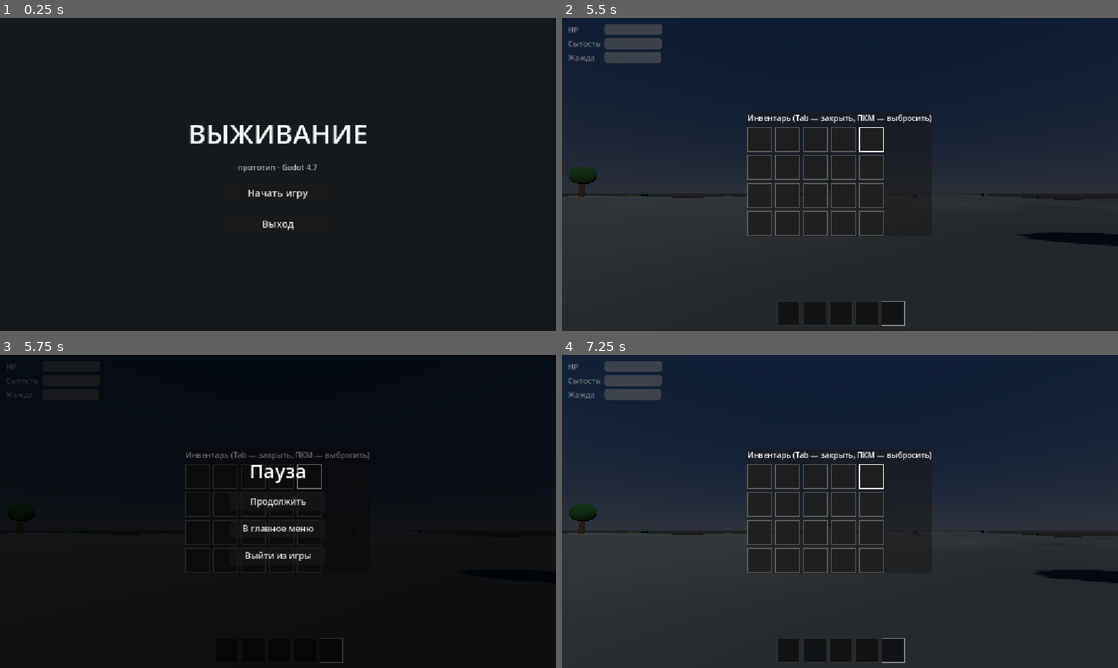
Above: before the commit, frames 1-4 (two rows, left to right).
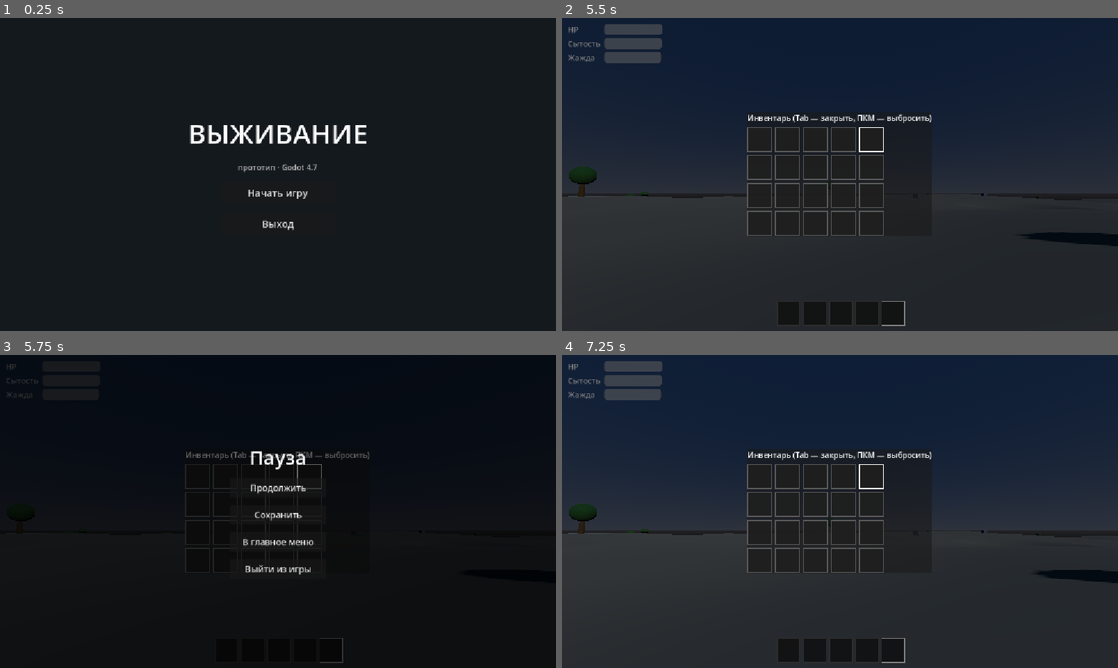
Above: after the commit, the same moments.

Repository: goverfar-tech/govno-igra
Game: Godot game, scene res://scenes/ui/main_menu.tscn
Same seed, same stepped clock (60 frames per second), same inputs: the game is played once before the commit and once after it.
Inputs (mouse positions are in pixels of both pictures, inside the frame that each line leads up to):
- Up to frame 1 (0.25 s): no input
- Up to frame 2 (5.5 s): click "Начать игру" at 0.5 s; tap Enter (ui_accept) at 1.25 s; move the mouse to (867, 174) at 1.27 s; hold Ctrl (crouch) 1.28-2.03 s; hold W (move_forward) 1.28-5.03 s; click (867, 174) at 1.42 s; tap Space (jump) at 1.52, 2.27, 3.77, 4.52, 5.27 s; move the mouse to (812, 174) at 2.02 s; tap E (interact) at 2.1 s; move the mouse to (851, 168) at 2.77 s; hold Shift (sprint) 2.78-3.53 s; move the mouse to (834, 180) at 3.52 s; tap 1 at 3.6 s; click (834, 180) at 3.67 s; move the mouse to (878, 177) at 4.27 s; tap 5 at 4.35 s; tap Tab (toggle_inventory) at 4.9 s; move the mouse to (673, 127) at 5.02 s; hold A (move_left) from 5.03 s (still down); tap Ctrl (crouch) at 5.1 s
- Up to frame 3 (5.75 s): keep holding A (move_left); tap Escape (ui_cancel) at 5.65 s
- Up to frame 4 (7.25 s): release A (move_left) at 5.75 s; click "Продолжить" at 5.75 s; tap Enter (ui_accept) at 6.5 s; move the mouse to (845, 511) at 6.52 s; hold W (move_forward) from 6.53 s (still down); tap E (interact) at 6.6 s; click (845, 511) at 6.67 s

Frames 1-2 are identical in both runs. In frame 3, 1.6% of the frame differs, in the area x 43-58%, y 30-71%; in frame 4, nothing differs.

Commit message:
feat(savegame): single-slot save/load (player, inventory, day time, world state), Continue button, autosave when quitting to menu

Diff:
--- a/project.godot
+++ b/project.godot
@@ -19,6 +19,7 @@
 
 SignalHub="*res://scripts/autoload/signal_hub.gd"
 AudioManager="*res://scripts/autoload/audio_manager.gd"
+SaveSystem="*res://scripts/autoload/save_system.gd"
 
 [display]
 
--- a/scenes/ui/main_menu.tscn
+++ b/scenes/ui/main_menu.tscn
@@ -35,6 +35,13 @@
 text = "прототип · Godot 4.7"
 horizontal_alignment = 1
 
+[node name="ContinueButton" type="Button" parent="Center/VBox"]
+visible = false
+custom_minimum_size = Vector2(240, 44)
+size_flags_horizontal = 4
+theme_override_font_sizes/font_size = 20
+text = "Продолжить"
+
 [node name="PlayButton" type="Button" parent="Center/VBox"]
 custom_minimum_size = Vector2(240, 44)
 size_flags_horizontal = 4
--- a/scenes/ui/pause_menu.tscn
+++ b/scenes/ui/pause_menu.tscn
@@ -37,6 +37,12 @@
 theme_override_font_sizes/font_size = 18
 text = "Продолжить"
 
+[node name="SaveButton" type="Button" parent="Center/VBox"]
+custom_minimum_size = Vector2(200, 40)
+size_flags_horizontal = 4
+theme_override_font_sizes/font_size = 18
+text = "Сохранить"
+
 [node name="MenuButton" type="Button" parent="Center/VBox"]
 custom_minimum_size = Vector2(200, 40)
 size_flags_horizontal = 4
--- /dev/null
+++ b/scripts/autoload/save_system.gd
@@ -0,0 +1,88 @@
+extends Node
+## SaveSystem (AutoLoad): один слот сохранения в user://save.json.
+## Хранит: игрока (позиция/статы/инвентарь), время суток, состояние мира
+## (вырубленные источники, убитые животные, обобранные кусты, подборы).
+
+const SAVE_PATH := "user://save.json"
+
+var _pending_load := false
+
+
+func has_save() -> bool:
+	return FileAccess.file_exists(SAVE_PATH)
+
+
+func request_load() -> void:
+	_pending_load = true
+
+
+func consume_load_request() -> bool:
+	var r := _pending_load
+	_pending_load = false
+	return r
+
+
+func save_game() -> void:
+	var scene := get_tree().current_scene
+	if scene == null or scene.name != "Game":
+		return
+	var player: Player = get_tree().get_first_node_in_group("player")
+	var world_gen: WorldGen = scene.get_node_or_null("WorldPrototype/WorldGen")
+	var day_night: DayNight = get_tree().get_first_node_in_group("daynight")
+	if player == null or world_gen == null:
+		return
+
+	var data := {
+		"version": 1,
+		"time": day_night.time if day_night else 0.3,
+		"player": {
+			"pos": [player.global_position.x, player.global_position.y, player.global_position.z],
+			"yaw": player.rotation.y,
+			"pitch": player.head.rotation.x,
+			"health": player.stats.health,
+			"hunger": player.stats.hunger,
+			"thirst": player.stats.thirst,
+		},
+		"inventory": player.inventory.serialize(),
+		"world": world_gen.get_state(),
+	}
+	var f := FileAccess.open(SAVE_PATH, FileAccess.WRITE)
+	if f:
+		f.store_string(JSON.stringify(data))
+		f.close()
+		SignalHub.notify.emit("Сохранено")
+
+
+func apply_save() -> void:
+	if not has_save():
+		return
+	var scene := get_tree().current_scene
+	if scene == null or scene.name != "Game":
+		return
+	var f := FileAccess.open(SAVE_PATH, FileAccess.READ)
+	var data: Variant = JSON.parse_string(f.get_as_text())
+	f.close()
+	if not (data is Dictionary):
+		return
+
+	var player: Player = get_tree().get_first_node_in_group("player")
+	var world_gen: WorldGen = scene.get_node_or_null("WorldPrototype/WorldGen")
+	var day_night: DayNight = get_tree().get_first_node_in_group("daynight")
+
+	if day_night:
+		day_night.time = clampf(data.get("time", 0.3), 0.0, 0.999)
+	if player:
+		var pd: Dictionary = data.get("player", {})
+		var pos: Array = pd.get("pos", [0.0, 1.0, 0.0])
+		player.global_position = Vector3(pos[0], pos[1], pos[2])
+		player.rotation.y = pd.get("yaw", 0.0)
+		player._pitch = pd.get("pitch", 0.0)
+		player.head.rotation.x = player._pitch
+		player.stats.set_all(
+			pd.get("health", Stats.MAX_VALUE),
+			pd.get("hunger", Stats.MAX_VALUE),
+			pd.get("thirst", Stats.MAX_VALUE))
+		player.inventory.deserialize(data.get("inventory", []))
+	if world_gen:
+		world_gen.apply_state(data.get("world", {}))
+	SignalHub.notify.emit("Сохранение загружено")
--- a/scripts/main/game.gd
+++ b/scripts/main/game.gd
@@ -10,3 +10,6 @@
 	var spawn := world.get_node_or_null("PlayerSpawn") as Node3D
 	if spawn != null:
 		player.global_transform = spawn.global_transform
+	# все дети готовы — можно применять сохранение
+	if SaveSystem.consume_load_request():
+		SaveSystem.apply_save()
--- a/scripts/player/inventory.gd
+++ b/scripts/player/inventory.gd
@@ -6,6 +6,17 @@
 signal changed
 
 const SLOT_COUNT := 20
+
+## Реестр предметов по id (для сохранения)
+const ITEM_DB := {
+	&"stone": preload("res://resources/items/stone.tres"),
+	&"wood": preload("res://resources/items/wood.tres"),
+	&"berry": preload("res://resources/items/berry.tres"),
+	&"flask": preload("res://resources/items/flask.tres"),
+	&"flask_empty": preload("res://resources/items/flask_empty.tres"),
+	&"axe": preload("res://resources/items/axe.tres"),
+	&"meat": preload("res://resources/items/meat.tres"),
+}
 
 ## Слоты: {"item": ItemData | null, "count": int}
 var slots: Array[Dictionary] = []
@@ -45,6 +56,26 @@
 ## Содержимое активного слота хотбара.
 func get_selected_slot() -> Dictionary:
 	return slots[selected_slot]
+
+
+## Сериализация для сохранения: [{id, count}, ...]
+func serialize() -> Array:
+	var out: Array = []
+	for slot in slots:
+		if slot["item"] != null and slot["count"] > 0:
+			out.append({"id": slot["item"].id, "count": slot["count"]})
+	return out
+
+
+func deserialize(data: Array) -> void:
+	for slot in slots:
+		slot["item"] = null
+		slot["count"] = 0
+	for e in data:
+		var item: ItemData = ITEM_DB.get(StringName(e.get("id", "")))
+		if item:
+			add_item(item, int(e.get("count", 1)))
+	changed.emit()
 
 
 ## Забирает всю пачку из слота (для выбрасывания). Возвращает {"item","count"}.
--- a/scripts/player/stats.gd
+++ b/scripts/player/stats.gd
@@ -73,6 +73,14 @@
 	_is_night = time < 0.25 or time > 0.75
 
 
+## Установить все статы разом (загрузка сохранения).
+func set_all(h: float, hu: float, th: float) -> void:
+	health = clampf(h, 0.0, MAX_VALUE)
+	hunger = clampf(hu, 0.0, MAX_VALUE)
+	thirst = clampf(th, 0.0, MAX_VALUE)
+	_emit()
+
+
 ## Съесть/выпить предмет: восстанавливает сытость и жажду.
 func apply_food(nutrition: float, hydration: float) -> void:
 	hunger = minf(MAX_VALUE, hunger + nutrition)
--- a/scripts/ui/main_menu.gd
+++ b/scripts/ui/main_menu.gd
@@ -5,8 +5,15 @@
 
 func _ready() -> void:
 	Input.mouse_mode = Input.MOUSE_MODE_VISIBLE
+	$Center/VBox/ContinueButton.visible = SaveSystem.has_save()
+	$Center/VBox/ContinueButton.pressed.connect(_on_continue_pressed)
 	$Center/VBox/PlayButton.pressed.connect(_on_play_pressed)
 	$Center/VBox/QuitButton.pressed.connect(_on_quit_pressed)
+
+
+func _on_continue_pressed() -> void:
+	SaveSystem.request_load()
+	get_tree().change_scene_to_file("res://scenes/main/game.tscn")
 
 
 func _on_play_pressed() -> void:
--- a/scripts/ui/pause_menu.gd
+++ b/scripts/ui/pause_menu.gd
@@ -7,11 +7,13 @@
 func _ready() -> void:
 	visible = false
 	$Center/VBox/ResumeButton.pressed.connect(close)
+	$Center/VBox/SaveButton.pressed.connect(func() -> void: SaveSystem.save_game())
 	$Center/VBox/MenuButton.pressed.connect(_on_menu_pressed)
 	$Center/VBox/QuitButton.pressed.connect(func() -> void: get_tree().quit())
 
 
 func _on_menu_pressed() -> void:
+	SaveSystem.save_game()
 	visible = false
 	get_tree().paused = false
 	get_tree().change_scene_to_file("res://scenes/ui/main_menu.tscn")
--- a/scripts/world/day_night.gd
+++ b/scripts/world/day_night.gd
@@ -17,6 +17,7 @@
 
 
 func _ready() -> void:
+	add_to_group("daynight")
 	time = start_time
 	_update_lights()
 
--- a/scripts/world/world_gen.gd
+++ b/scripts/world/world_gen.gd
@@ -26,6 +26,11 @@
 
 var _terrain: Terrain
 var _occupied: Array[Vector2] = []
+
+# Для сохранений: сгенерированным объектам присваиваем стабильные имена
+var _spawned_nodes: Array[Node] = []
+var _spawned_names: Array[String] = []
+var _spawn_counter := 0
 
 
 func _ready() -> void:
@@ -76,6 +81,7 @@
 	n.position = Vector3(p.x, _terrain.height_at(p.x, p.y), p.y)
 	n.rotation.y = yaw
 	_occupied.append(p)
+	_track(n)
 	add_child(n)
 	return n
 
@@ -124,6 +130,41 @@
 			placed += 1
 
 
+func _track(n: Node3D) -> void:
+	var nm := "gen_%d" % _spawn_counter
+	_spawn_counter += 1
+	n.name = nm
+	_spawned_nodes.append(n)
+	_spawned_names.append(nm)
+
+
+## Состояние мира для сохранения: что вырублено/собрано/убито/поднято.
+func get_state() -> Dictionary:
+	var st := {}
+	for i in _spawned_names.size():
+		var nm: String = _spawned_names[i]
+		var n := _spawned_nodes[i]
+		if not is_instance_valid(n):
+			st[nm] = {"alive": false}
+		elif n is BerryBush and not n._ready_to_pick:
+			st[nm] = {"alive": true, "picked": true}
+	return st
+
+
+func apply_state(st: Dictionary) -> void:
+	for i in _spawned_names.size():
+		var nm: String = _spawned_names[i]
+		if not st.has(nm):
+			continue
+		var n := _spawned_nodes[i]
+		var entry: Dictionary = st[nm]
+		if not entry.get("alive", true):
+			if is_instance_valid(n):
+				n.queue_free()
+		elif n is BerryBush and entry.get("picked", false) and n._ready_to_pick:
+			n._set_ready(false)
+
+
 func _place_pickup(item: ItemData, p: Vector2, count := 1) -> void:
 	# предмет задаём ДО добавления в дерево — чтобы подхватился цвет в _ready
 	var n := PickupScene.instantiate() as PickupItem
@@ -131,4 +172,5 @@
 	n.count = count
 	n.position = Vector3(p.x, _terrain.height_at(p.x, p.y) + 0.25, p.y)
 	_occupied.append(p)
+	_track(n)
 	add_child(n)
Not shown, added: scripts/autoload/save_system.gd.uid
Not shown, changed: MEMORY.md
